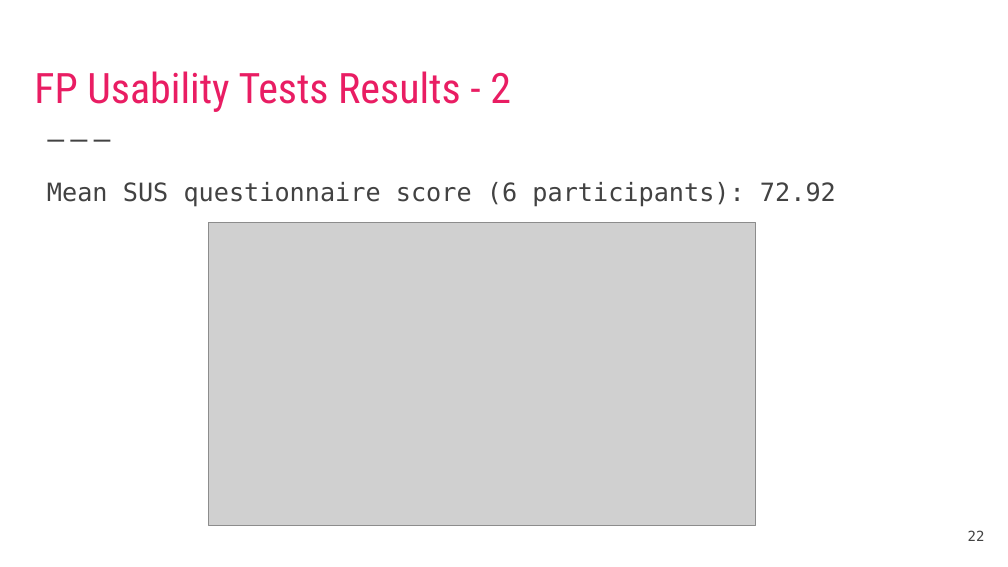
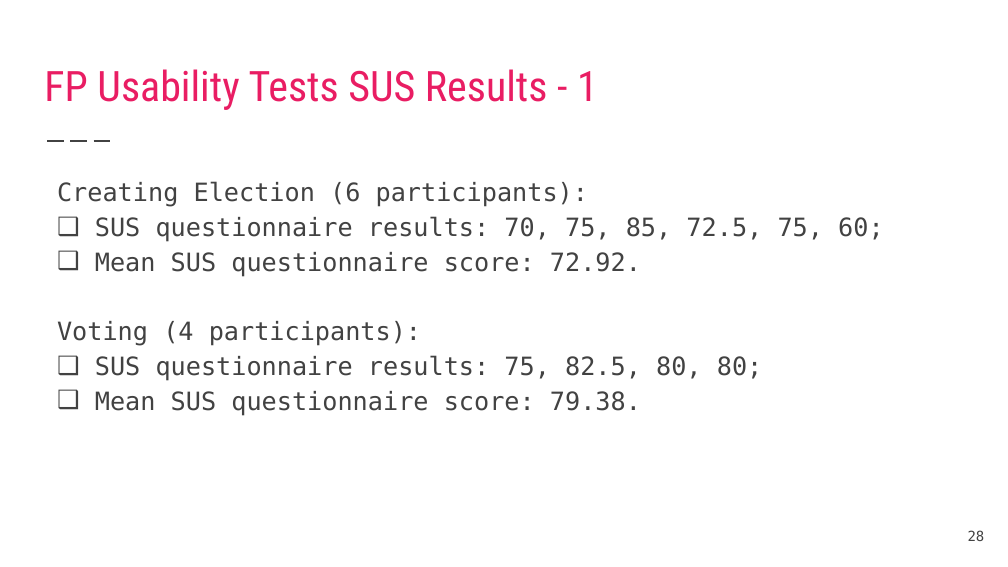
Before and after one commit to DavidAraujo98/ElectRight, a slide deck: slide 28 of documentation/IHC_Final_Presentation.pptx (slide 22 before the commit). Drawn at 1008x567 pixels with LibreOffice and Linux fonts; fonts in the diff are those of the drawing; grey boxes stand for pictures. Boxes give left, top, right and bottom in pixels: in the first picture for what was removed or moved away, otherwise in the second. Text is boxed around its words. In the diff, an @@ line names an element or a change of style, - is before the commit and + after.

```diff
--- a/documentation/IHC_Final_Presentation.pptx
+++ b/documentation/IHC_Final_Presentation.pptx
@@ title at (x1=44, y1=69, x2=598, y2=110): text changed @@
-FP Usability Tests Results - 2
+FP Usability Tests SUS Results - 1
@@ text at (x1=57, y1=181, x2=884, y2=416): text changed @@
-Mean SUS questionnaire score (6 participants): 72.92
+Creating Election (6 participants):
+❑ SUS questionnaire results: 70, 75, 85, 72.5, 75, 60;
+❑ Mean SUS questionnaire score: 72.92.
+Voting (4 participants):
+❑ SUS questionnaire results: 75, 82.5, 80, 80;
+❑ Mean SUS questionnaire score: 79.38.
@@ picture removed at (x1=209, y1=222, x2=755, y2=525) @@
@@ page number at (x1=968, y1=530, x2=985, y2=541): text changed @@
-22
+28
```
Also in this commit, not shown: 22 other slides changed, 10 slides added, 2 slides removed, 20 other files.
